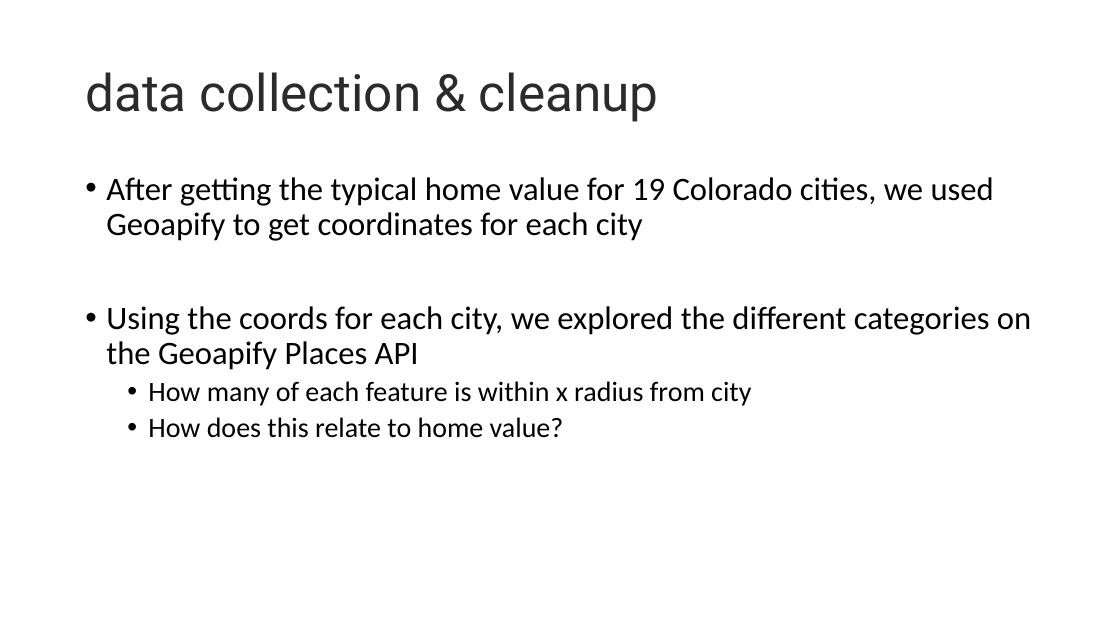
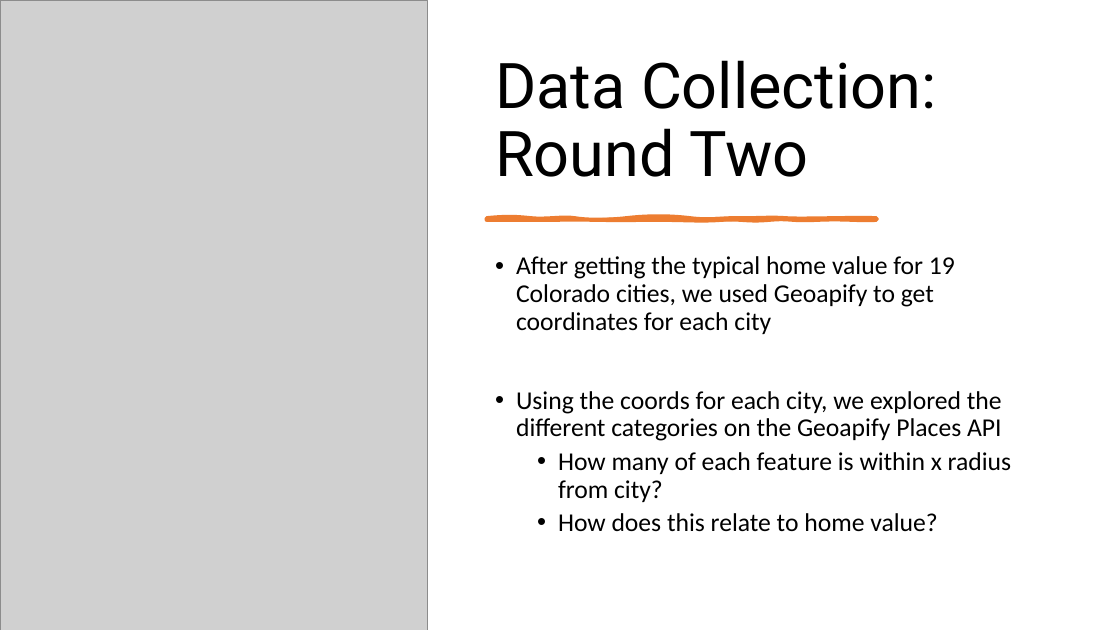
Before and after one commit to StanJohn04/Colorado_Real_Estate, a slide deck: slide 7 of Slide_Deck.pptx. Drawn at 1120x630 pixels with LibreOffice and Linux fonts; fonts in the diff are those of the drawing; grey boxes stand for pictures. Boxes give left, top, right and bottom in pixels: in the first picture for what was removed or moved away, otherwise in the second. Text is boxed around its words. In the diff, an @@ line names an element or a change of style, - is before the commit and + after.

```diff
--- a/Slide_Deck.pptx
+++ b/Slide_Deck.pptx
@@ picture added at bbox=[0, 0, 428, 630] @@
@@ title "Data Collection: Round Two" at bbox=[495, 60, 937, 177]: vertical alignment middle to bottom @@
@@ title at bbox=[495, 60, 937, 177]: text changed; size 44 to 54 pt; text colour #2B2B2B to #000000 @@
-data collection & cleanup
+Data Collection: Round Two
@@ freeform shape added at bbox=[486, 218, 876, 220], fill #ED7D31, outline #ED7D31 3.5 pt @@
@@ text "After getting the typical home ...": place and size @@
-text "After getting the typical home ..." at bbox=[106, 177, 1031, 438]
+text "After getting the typical home ..." at bbox=[516, 256, 1012, 532]
@@ text at bbox=[516, 256, 1002, 532]: size 28 to 22 pt in "After getting the typical home value for ...", "Using the coords for each city, we ..."; size 24 to 22 pt in "How does this relate to home value?" @@
@@ text at bbox=[558, 452, 1012, 502]: text changed; size 24 to 22 pt @@
-  • How many of each feature is within x radius from city
+  • How many of each feature is within x radius from city?
```
Also in this commit, not shown: 3 other slides changed, 1 slide removed.
